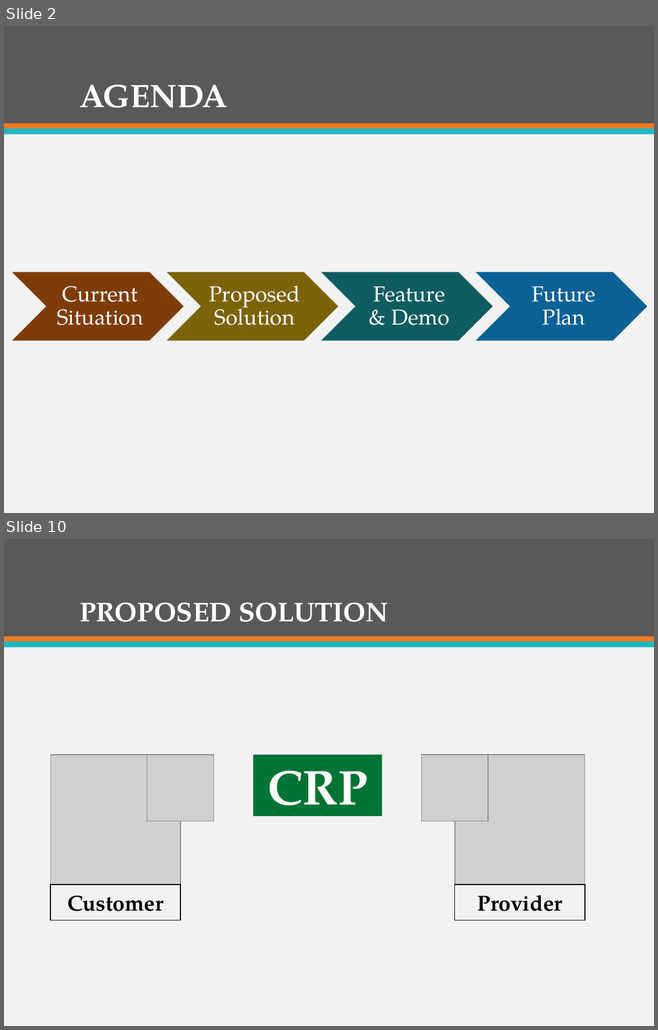
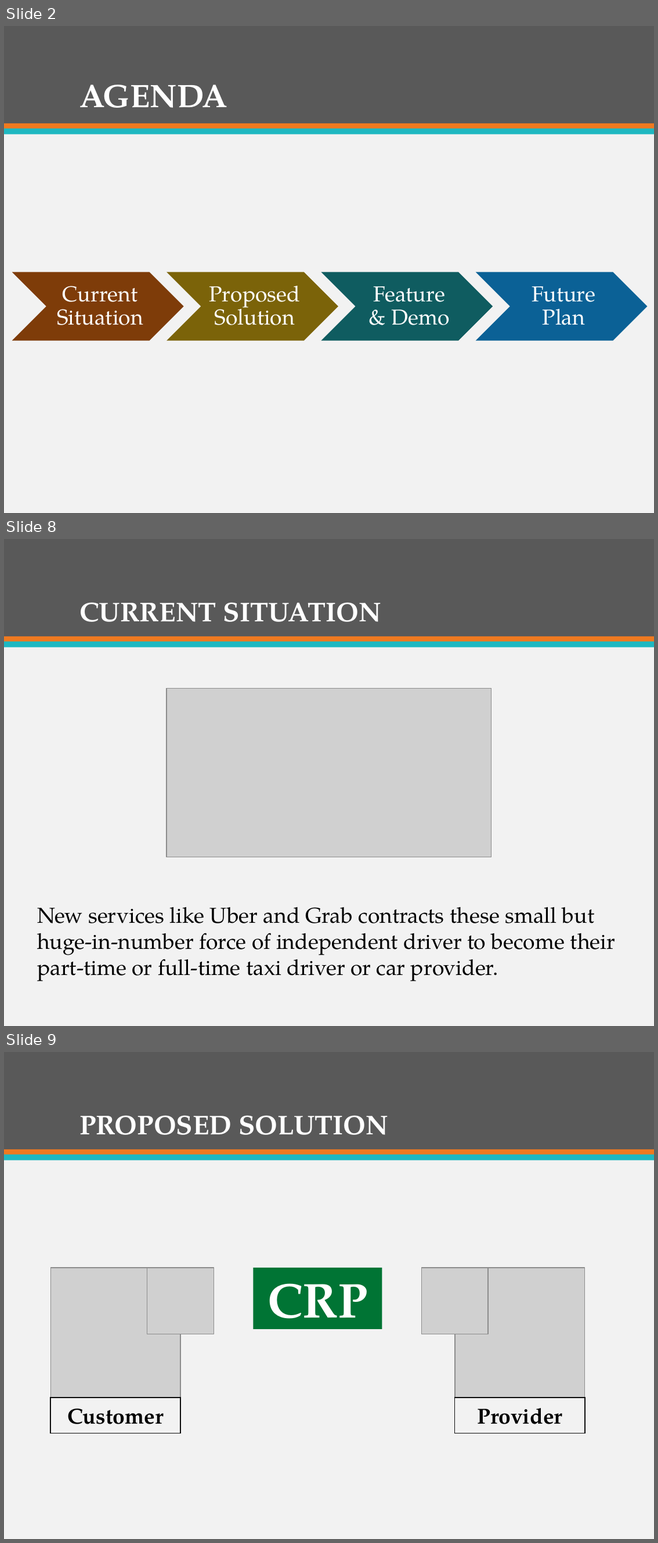
Before and after one commit to firzgard/CarRentalPortal, a slide deck: slide/CAR RENTAL PORTAL-Official.pptx. Shown one above the other, each under a label of ours: slides 2 and 10 before the commit, slides 2, 8 and 9 after it; the slides between them are not shown. The pictures are 658x1030 and 658x1543 pixels, drawn with LibreOffice and Linux fonts; fonts in the diff are those of the drawing; grey boxes stand for pictures. Boxes give left, top, right and bottom in pixels: in the first picture for what was removed or moved away, otherwise in the second. Text is boxed around its words. In the diff, an @@ line names an element or a change of style, - is before the commit and + after.

```diff
--- a/slide/CAR RENTAL PORTAL-Official.pptx
+++ b/slide/CAR RENTAL PORTAL-Official.pptx
@@ slide 8 added at (x1=4, y1=539, x2=654, y2=1026), background #F2F2F2; not listed: 3 template elements that a slide beside it also shows @@
@@ title added at (x1=79, y1=602, x2=381, y2=622), 30 pt, text #FFFFFF, bold @@
+CURRENT SITUATION
@@ picture added at (x1=166, y1=689, x2=491, y2=857) @@
@@ text added at (x1=37, y1=907, x2=615, y2=982), 24 pt, text #000000 @@
+New services like Uber and Grab contracts these small but huge-in-number force of independent driver to become their part-time or full-time taxi driver or car provider.
@@ what was slide 10 is now slide 9 @@
```
Also in this commit, not shown: 10 slides changed, 4 other slides added, 6 slides removed.
